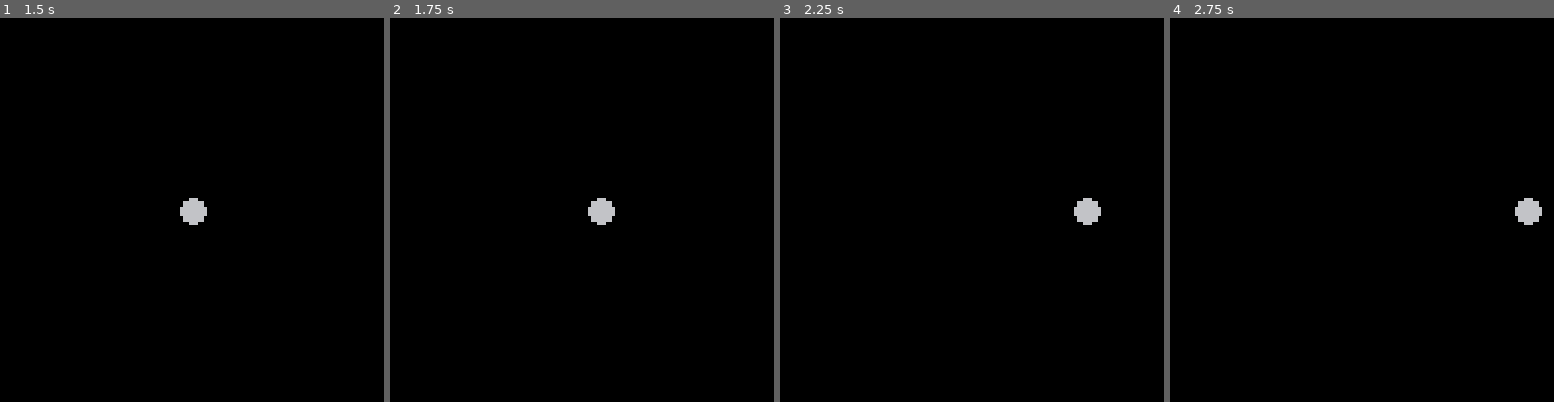
Above: before the commit, frames 1-4 (left to right).
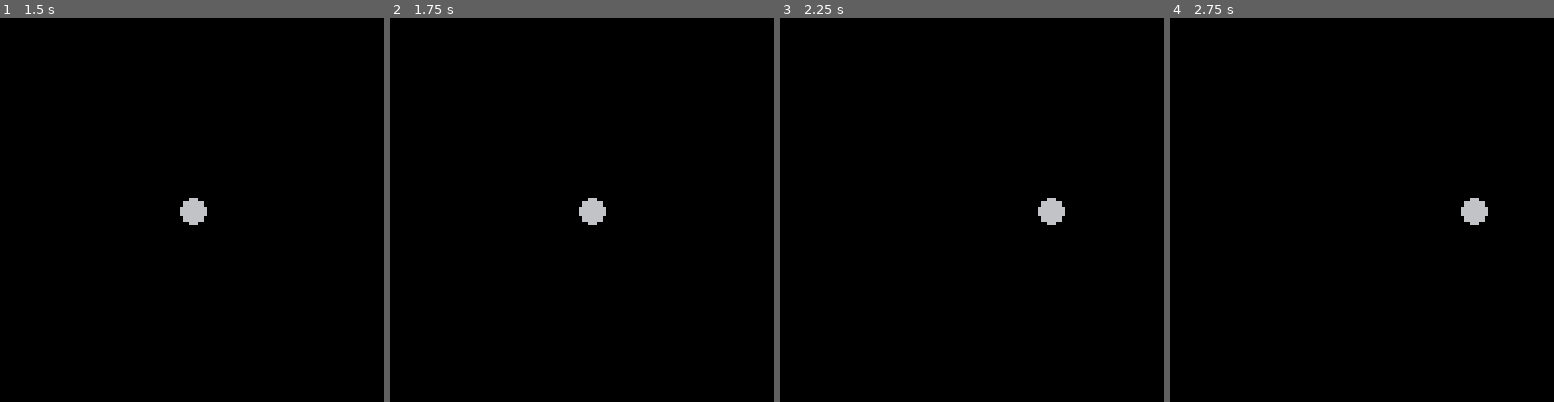
Above: after the commit, the same moments.

Repository: sh0ds/pico8
Game: PICO-8 cartridge quick-exercises/e10-weight.p8
Same seed, same stepped clock (60 frames per second), same inputs: the game is played once before the commit and once after it.
Inputs:
- Up to frame 1 (1.5 s): no input
- Up to frame 2 (1.75 s): hold Right from 1.6 s (still down)
- Up to frame 3 (2.25 s): release Right at 2.1 s
- Up to frame 4 (2.75 s): hold Right from 2.47 s (still down)

Frame 1 is identical in both runs. In frame 2, 0.3% of the frame differs, in the area x 49-59%, y 46-54%; in frame 3, 0.7%, in the area x 67-84%, y 46-54%; in frame 4, 0.7%.

Commit message:
Update e10-weight.p8

Diff:
--- a/quick-exercises/e10-weight.p8
+++ b/quick-exercises/e10-weight.p8
@@ -5,9 +5,9 @@
     x = 64,
     y = 64,
     r = 4,
-    top_speed = 2.5,
-    drag = 0.4,
-    brake = 0.3,
+    top_speed = 2,
+    drag = 0.25,
+    brake = 0.45,
     v = 0
 }
 
